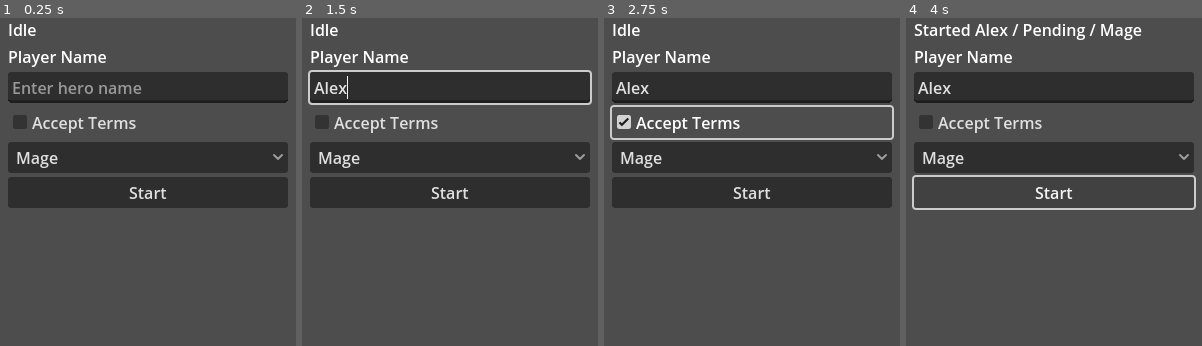
Above: before the commit, frames 1-4 (left to right).
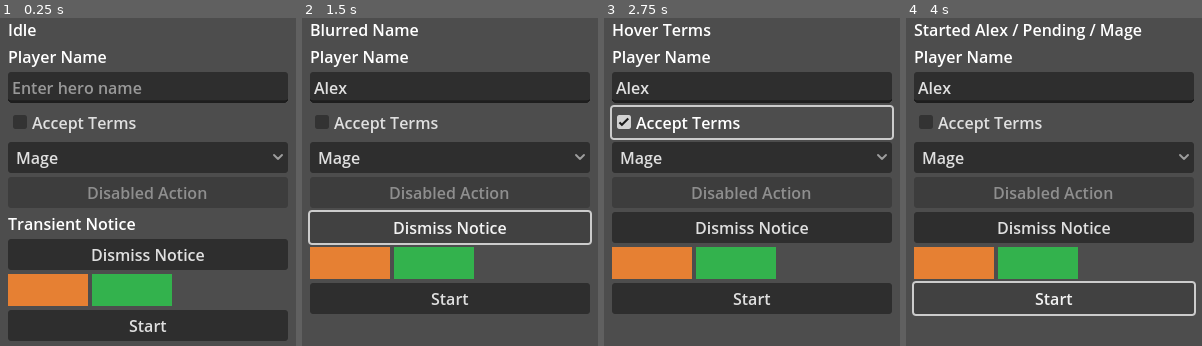
Above: after the commit, the same moments.

Repository: mewhhaha/godoteer
Game: Godot game, scene res://scenes/sample_app.tscn
Same seed, same stepped clock (60 frames per second), same inputs: the game is played once before the commit and once after it.
Inputs (mouse positions are in pixels of both pictures, inside the frame that each line leads up to):
- Up to frame 1 (0.25 s): no input
- Up to frame 2 (1.5 s): click (450, 86) at 0.52 s; type "Alex" at 0.6 s; click (450, 254) at 1.25 s, where only the run after the commit has a clickable "Dismiss Notice"
- Up to frame 3 (2.75 s): click "Accept Terms" at 2 s
- Up to frame 4 (4 s): click "Accept Terms" at 2.75 s; click "Start" at 3.5 s

The runs differ from the first frame. In frame 1, 24% of the frame differs, in the area x 2-98%, y 51-99%; in frame 2, 19%; in frame 3, 24%; in frame 4, 18%.

Commit message:
Stabilize scene interactions, assertions, and screenshot capture
Co-authored-by: Codex <noreply@openai.com>

Diff:
--- a/sample_project/scenes/sample_app.tscn
+++ b/sample_project/scenes/sample_app.tscn
@@ -51,6 +51,39 @@
 accessibility_name = "Role"
 accessibility_description = "Choose player role"
 
+[node name="HiddenMessage" type="Label" parent="FormPanel"]
+visible = false
+layout_mode = 2
+text = "Hidden Message"
+
+[node name="DisabledButton" type="Button" parent="FormPanel"]
+layout_mode = 2
+disabled = true
+text = "Disabled Action"
+
+[node name="TransientNotice" type="Label" parent="FormPanel"]
+layout_mode = 2
+text = "Transient Notice"
+
+[node name="DismissNoticeButton" type="Button" parent="FormPanel"]
+layout_mode = 2
+text = "Dismiss Notice"
+
+[node name="DragRow" type="HBoxContainer" parent="FormPanel"]
+layout_mode = 2
+
+[node name="DragHandle" type="ColorRect" parent="FormPanel/DragRow"]
+custom_minimum_size = Vector2(80, 32)
+layout_mode = 2
+color = Color(0.9, 0.5, 0.2, 1)
+mouse_filter = 1
+
+[node name="DropZone" type="ColorRect" parent="FormPanel/DragRow"]
+custom_minimum_size = Vector2(80, 32)
+layout_mode = 2
+color = Color(0.2, 0.7, 0.3, 1)
+mouse_filter = 1
+
 [node name="ActionButton" type="Button" parent="FormPanel"]
 layout_mode = 2
 text = "Start"
--- a/sample_project/scripts/sample_app.gd
+++ b/sample_project/scripts/sample_app.gd
@@ -5,10 +5,24 @@
 @onready var name_input: LineEdit = $FormPanel/NameInput
 @onready var terms_toggle: CheckBox = $FormPanel/TermsToggle
 @onready var role_select: OptionButton = $FormPanel/RoleSelect
+@onready var hidden_message: Label = $FormPanel/HiddenMessage
+@onready var disabled_button: Button = $FormPanel/DisabledButton
+@onready var transient_notice: Label = $FormPanel/TransientNotice
+@onready var dismiss_notice_button: Button = $FormPanel/DismissNoticeButton
+@onready var drag_handle: ColorRect = $FormPanel/DragRow/DragHandle
+@onready var drop_zone: ColorRect = $FormPanel/DragRow/DropZone
+
+var dragging := false
 
 
 func _ready() -> void:
 	action_button.pressed.connect(_on_action_button_pressed)
+	dismiss_notice_button.pressed.connect(_on_dismiss_notice_pressed)
+	name_input.focus_entered.connect(_on_name_focus_entered)
+	name_input.focus_exited.connect(_on_name_focus_exited)
+	terms_toggle.mouse_entered.connect(_on_terms_mouse_entered)
+	drag_handle.gui_input.connect(_on_drag_handle_gui_input)
+	drop_zone.gui_input.connect(_on_drop_zone_gui_input)
 
 
 func _on_action_button_pressed() -> void:
@@ -18,3 +32,30 @@
 		"Accepted" if terms_toggle.button_pressed else "Pending",
 		role_select.get_item_text(role_select.selected) if role_select.selected >= 0 else "No Role"
 	]
+
+
+func _on_dismiss_notice_pressed() -> void:
+	transient_notice.queue_free()
+
+
+func _on_name_focus_entered() -> void:
+	status_label.text = "Focused Name"
+
+
+func _on_name_focus_exited() -> void:
+	status_label.text = "Blurred Name"
+
+
+func _on_terms_mouse_entered() -> void:
+	status_label.text = "Hover Terms"
+
+
+func _on_drag_handle_gui_input(event: InputEvent) -> void:
+	if event is InputEventMouseButton and event.button_index == MOUSE_BUTTON_LEFT:
+		dragging = event.pressed
+
+
+func _on_drop_zone_gui_input(event: InputEvent) -> void:
+	if event is InputEventMouseButton and event.button_index == MOUSE_BUTTON_LEFT and not event.pressed and dragging:
+		dragging = false
+		status_label.text = "Dropped"
--- a/sample_project/tests/scene/smoke_test.gd
+++ b/sample_project/tests/scene/smoke_test.gd
@@ -13,11 +13,16 @@
 	var placeholder_field := form.get_by_placeholder_text("Enter hero name")
 	var terms_toggle := form.get_by_role("checkbox", {"name": "Accept Terms"})
 	var role_select := form.get_by_role("combobox", {"name": "Role"})
+	var hidden_message := form.get_by_node_name("HiddenMessage")
+	var disabled_button := form.get_by_node_name("DisabledButton")
 
 	await status.to_have_text("Idle")
+	await status.not_to_have_text("Started")
 	await start_button.to_exist()
 	await terms_toggle.to_be_visible()
 	await start_button.to_be_enabled()
+	await hidden_message.to_be_hidden()
+	await disabled_button.to_be_disabled()
 	expect(name_field.node() == label_field.node(), "Role and label query should find same input")
 	expect(name_field.node() == placeholder_field.node(), "Placeholder query should find same input")
 	expect(role_select.value() == "Mage", "Combobox should start at first option")
@@ -31,19 +36,25 @@
 func test_click_updates_visible_text_with_find(driver: GodoteerDriver) -> void:
 	var screen := await driver.screen(SAMPLE_APP)
 	var form := screen.within(screen.get_by_node_name("FormPanel"))
+	var status := form.get_by_node_name("StatusLabel")
 	var start_button := form.get_by_role("button", {"name": "Start"})
 	var name_field := form.get_by_role("textbox", {"name": "Player Name"})
 	var terms_toggle := form.get_by_role("checkbox", {"name": "Accept Terms"})
 	var role_select := form.get_by_role("combobox", {"name": "Role"})
 
+	await name_field.focus()
+	await status.to_have_text("Focused Name")
+	await name_field.blur()
+	await status.to_have_text("Blurred Name")
+	await terms_toggle.hover()
+	await status.to_have_text("Hover Terms")
 	await name_field.fill("Mew")
 	await name_field.to_have_value("Mew")
-	await terms_toggle.check()
-	await terms_toggle.to_have_value(true)
+	await terms_toggle.set_checked(true)
+	await terms_toggle.to_be_checked()
 	await role_select.select_option("Rogue")
 	await role_select.to_have_value("Rogue")
 	await name_field.press(KEY_ENTER)
-	await screen.get_by_text("Idle").to_exist()
 	await screen.move_mouse_between(Vector2(0, 0), Vector2(120, 120), 0.05, 6)
 	await start_button.click()
 
@@ -66,6 +77,22 @@
 	await terms_toggle.to_have_value(true)
 	await terms_toggle.uncheck()
 	await terms_toggle.to_have_value(false)
+
+
+func test_drag_and_negative_assertions(driver: GodoteerDriver) -> void:
+	var screen := await driver.screen(SAMPLE_APP)
+	var form := screen.within(screen.get_by_node_name("FormPanel"))
+	var status := form.get_by_node_name("StatusLabel")
+	var drag_handle := form.get_by_node_name("DragHandle")
+	var drop_zone := form.get_by_node_name("DropZone")
+	var transient_notice := form.get_by_node_name("TransientNotice")
+	var dismiss_notice := form.get_by_role("button", {"name": "Dismiss Notice"})
+
+	await transient_notice.to_exist()
+	await drag_handle.drag_to(drop_zone)
+	await status.to_have_text("Dropped")
+	await dismiss_notice.click()
+	await transient_notice.not_to_exist()
 
 
 func test_query_returns_null_for_zero_matches(driver: GodoteerDriver) -> void:
@@ -91,5 +118,5 @@
 func test_windowed_screenshot_if_available(driver: GodoteerDriver) -> void:
 	var screen := await driver.screen(SAMPLE_APP)
 	if screen.can_screenshot():
-		var screenshot_path := screen.screenshot("smoke.png")
+		var screenshot_path := screen.get_by_role("button", {"name": "Start"}).capture("start-button.png")
 		expect(FileAccess.file_exists(screenshot_path), "Screenshot should exist on disk", screenshot_path)
Not shown, changed: sample_project/addons/godoteer/locator.gd
Not shown, changed: sample_project/addons/godoteer/screen.gd
Not shown, changed: sample_project/addons/godoteer/test_scene.gd
Not shown, changed: README.md
Not shown, changed: docs/references/api-surface.md
Not shown, changed: docs/references/caveats.md
Not shown, changed: docs/references/repo-map.md
Not shown, changed: docs/references/testing-runbook.md
